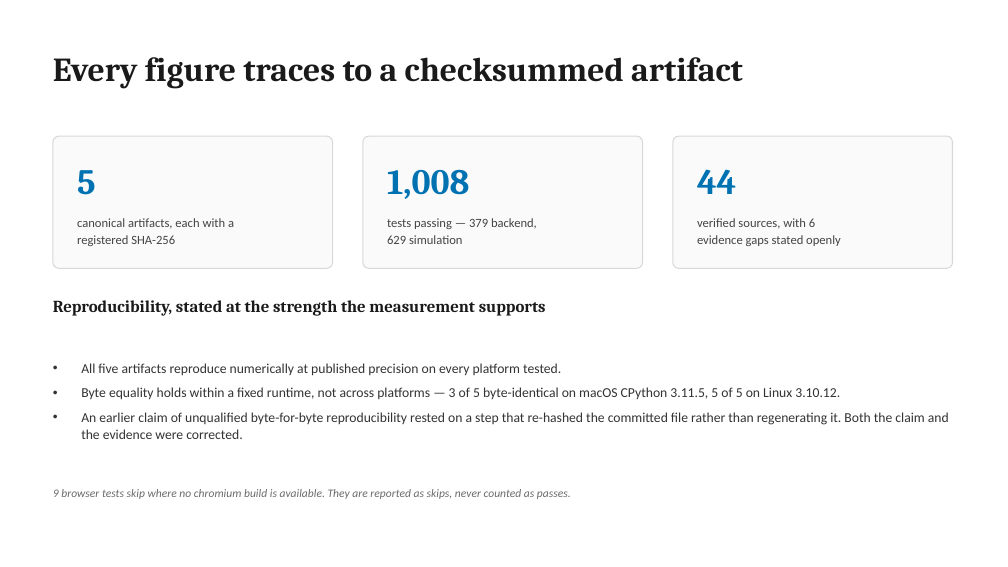
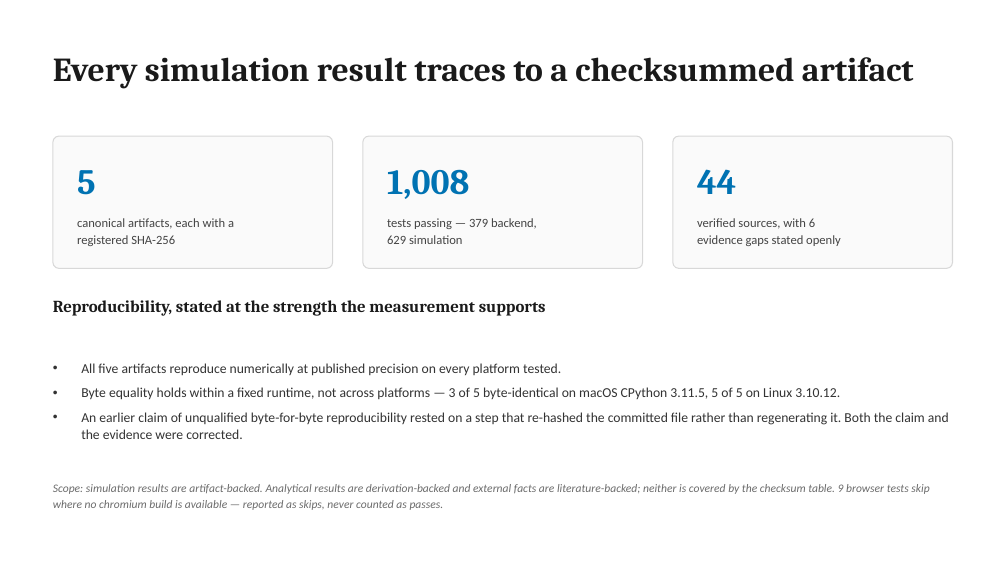
Before and after one commit to hoangle0919/sellerflow, a slide deck: slide 12 of research/publication/RBF_DECK.pptx. Drawn at 1008x567 pixels with LibreOffice and Linux fonts; fonts in the diff are those of the drawing. Boxes give left, top, right and bottom in pixels: in the first picture for what was removed or moved away, otherwise in the second. Text is boxed around its words. In the diff, an @@ line names an element or a change of style, - is before the commit and + after.

```diff
--- a/research/publication/RBF_DECK.pptx
+++ b/research/publication/RBF_DECK.pptx
@@ text at box(53, 57, 914, 89): text changed @@
-Every figure traces to a checksummed artifact
+Every simulation result traces to a checksummed artifact
@@ text at box(53, 484, 929, 510): text changed @@
-9 browser tests skip where no chromium build is available. They are reported as skips, never counted as passes.
+Scope: simulation results are artifact-backed. Analytical results are derivation-backed and external facts are literature-backed; neither is covered by the checksum table. 9 browser tests skip where no chromium build is available — reported as skips, never counted as passes.
```
Also in this commit, not shown: 6 other slides changed, 1 other file.
